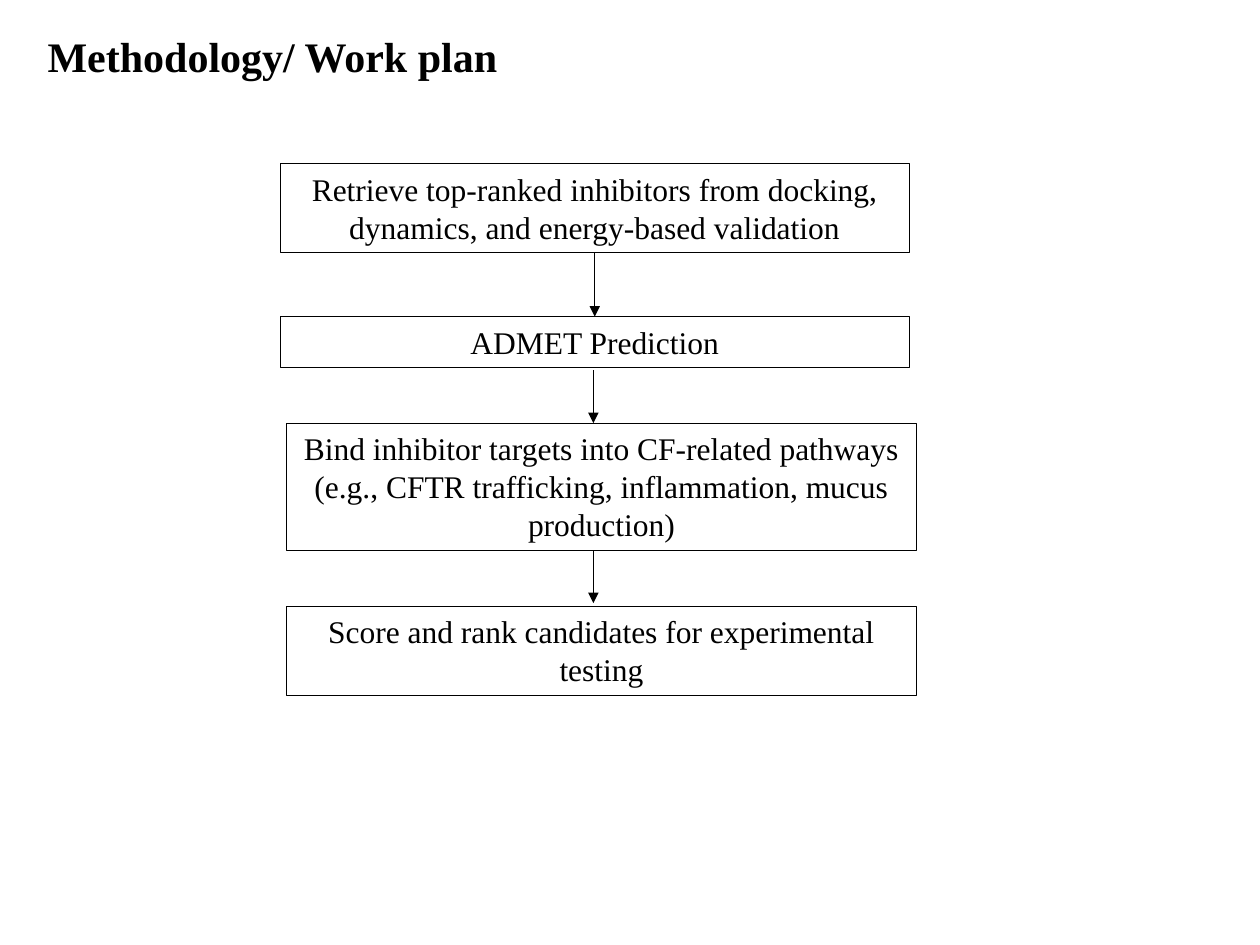
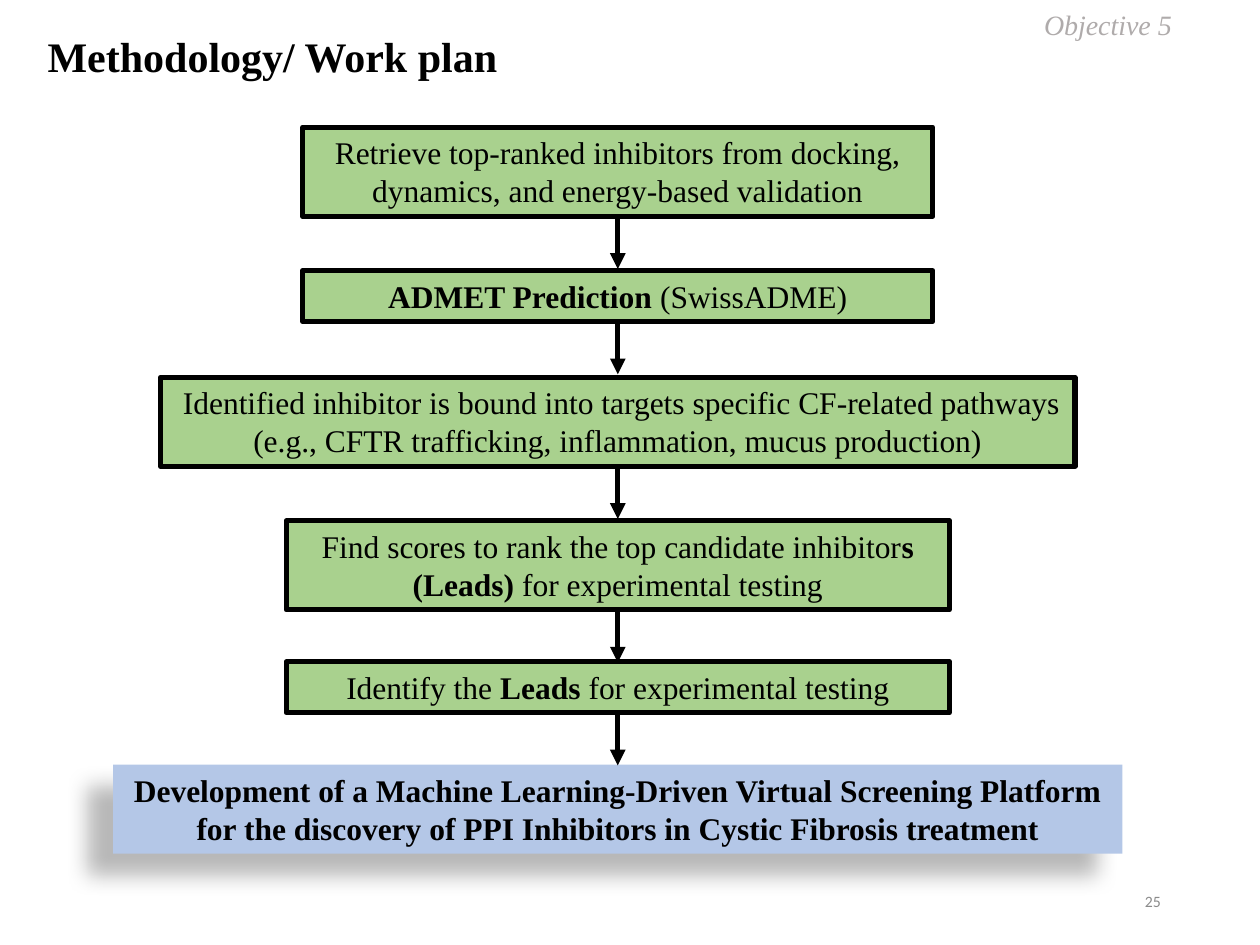
Before and after one commit to Vinoth0202/Training-to-Divya, a slide deck: slide 25 of DC - Dhivya G.pptx (slide 26 before the commit). Drawn at 1260x945 pixels with LibreOffice and Linux fonts; fonts in the diff are those of the drawing. Boxes give left, top, right and bottom in pixels: in the first picture for what was removed or moved away, otherwise in the second. Text is boxed around its words. In the diff, an @@ line names an element or a change of style, - is before the commit and + after.

```diff
--- a/DC - Dhivya G.pptx
+++ b/DC - Dhivya G.pptx
@@ text added at <box>1044,16,1172,41</box>, 16 pt, text #AFABAB, italic @@
+Objective 5
@@ rectangle "Retrieve top-ranked inhibitors from docking, ...": place and size @@
-rectangle "Retrieve top-ranked inhibitors from docking, ..." at <box>280,164,910,253</box>
+rectangle "Retrieve top-ranked inhibitors from docking, ..." at <box>302,127,932,217</box>
@@ arrow moved from (593, 370) - (593, 423) to (617, 217) - (617, 268) @@
@@ arrow (617, 217) - (617, 268): stroke #000000 0.5 pt to #000000 3 pt @@
@@ arrow removed from (595, 253) to (595, 316) @@
@@ rectangle "ADMET Prediction (SwissADME)": place and size @@
-rectangle "ADMET Prediction (SwissADME)" at <box>280,316,910,367</box>
+rectangle "ADMET Prediction (SwissADME)" at <box>302,271,932,321</box>
@@ text in rectangle at <box>388,286,847,314</box>: text changed; bold on @@
-ADMET Prediction
+ADMET Prediction (SwissADME)
@@ arrow moved from (593, 551) - (593, 604) to (617, 321) - (617, 374) @@
@@ arrow (617, 321) - (617, 374): stroke #000000 0.5 pt to #000000 3 pt @@
@@ rectangle "Identified inhibitor is bound into ...": place and size @@
-rectangle "Identified inhibitor is bound into ..." at <box>286,423,916,551</box>
+rectangle "Identified inhibitor is bound into ..." at <box>160,377,1075,466</box>
@@ text in rectangle at <box>183,392,1060,459</box>: text changed @@
-Bind inhibitor targets into CF-related pathways (e.g., CFTR trafficking, inflammation, mucus production)
+Identified inhibitor is bound into targets specific CF-related pathways (e.g., CFTR trafficking, inflammation, mucus production)
@@ fill none to #A9D18E; outline #000000 0.25 pt to #000000 3 pt in 4 elements at <box>302,127,932,217</box>, <box>302,271,932,321</box>, <box>160,377,1075,466</box>, <box>286,520,949,610</box> @@
@@ rectangle "Find scores to rank the ...": place and size @@
-rectangle "Find scores to rank the ..." at <box>286,606,916,696</box>
+rectangle "Find scores to rank the ..." at <box>286,520,949,610</box>
@@ text in rectangle at <box>322,536,914,602</box>: text changed @@
-Score and rank candidates for experimental testing
+Find scores to rank the top candidate inhibitors (Leads) for experimental testing
@@ group added at <box>113,466,1123,854</box>: 3 arrows, 2 rectangles @@
+Development of a Machine Learning-Driven Virtual Screening Platform for the discovery of PPI Inhibitors in Cystic Fibrosis treatment
+Identify the Leads for experimental testing
@@ page number added at <box>1145,897,1161,907</box>, 9 pt, text #8C8C8C @@
+25
```
Also in this commit, not shown: 28 other slides changed, 2 slides added, 4 slides removed, 1 other file.
